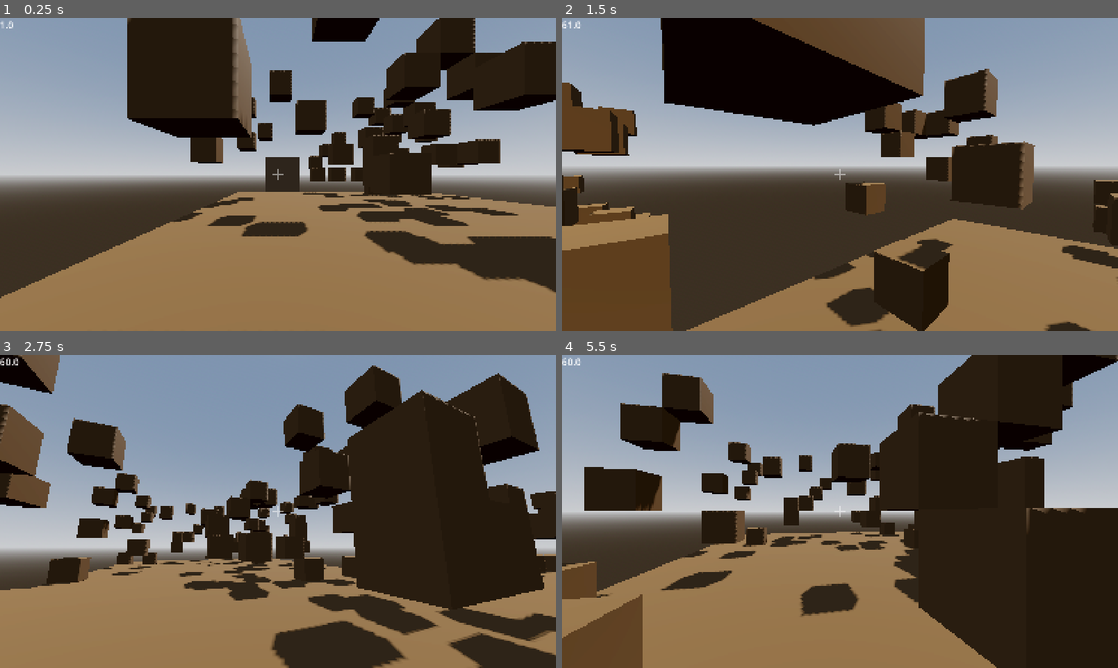
Above: before the commit, frames 1-4 (two rows, left to right).
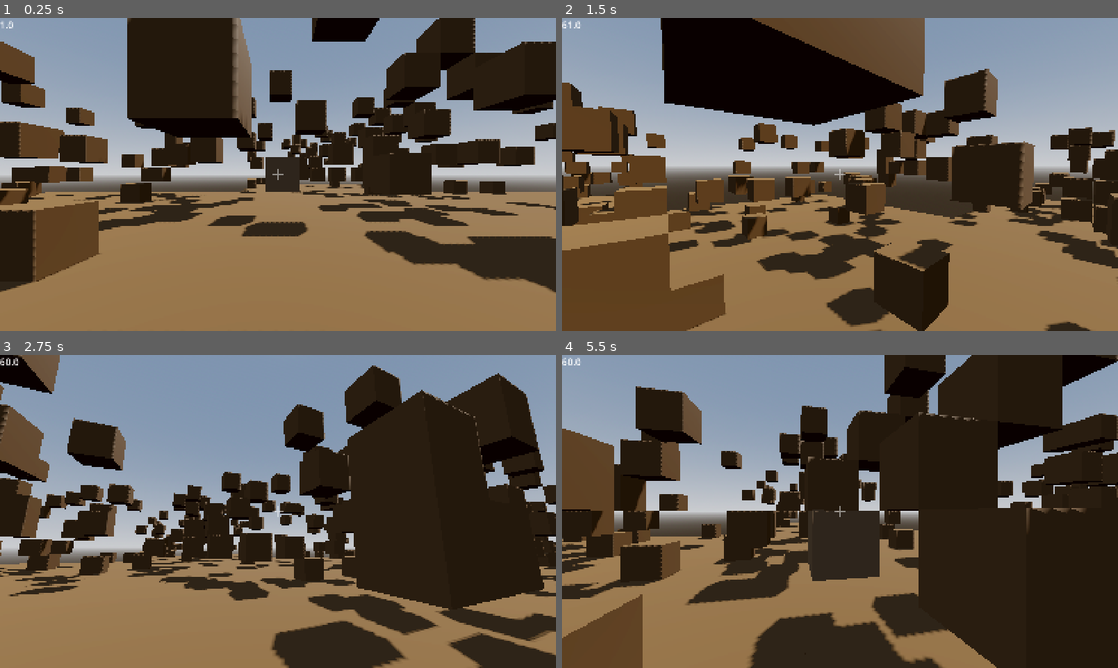
Above: after the commit, the same moments.

Repository: PixelSaver/PlacePixels
Game: Godot game, scene res://scriptsnscenes/main.tscn
The game is run twice, just before and just after one commit, with the same random seed, the same clock (stepped at 60 frames per second) and the same inputs.
Inputs (mouse positions are in pixels of both pictures, inside the frame that each line leads up to):
- Up to frame 1 (0.25 s): no input
- Up to frame 2 (1.5 s): tap Enter at 0.5 s; move the mouse to (867, 174) at 0.52 s; hold W (up) from 0.53 s (still down); click (867, 174) at 0.6 s; tap Space (jump) at 0.77 s; move the mouse to (812, 174) at 1.27 s; right-click (812, 174) at 1.35 s
- Up to frame 3 (2.75 s): keep holding W (up); tap Space (jump) at 1.52 s; move the mouse to (289, 505) at 2.02 s; click (289, 505) at 2.1 s
- Up to frame 4 (5.5 s): keep holding W (up); move the mouse to (834, 517) at 2.77 s; right-click (834, 517) at 2.85 s; tap Space (jump) at 3.02, 3.77, 4.52 s; move the mouse to (878, 514) at 3.52 s; click (878, 514) at 3.6 s; move the mouse to (795, 508) at 4.27 s; right-click (795, 508) at 4.35 s; move the mouse to (845, 511) at 5.02 s; click (845, 511) at 5.1 s

The runs differ from the first frame. In frame 1, 14% of the frame differs, in the area x 0-100%, y 7-90%; in frame 2, 19%; in frame 3, 12%; in frame 4, 35%, in the area x 0-100%, y 0-100%.

Commit message:
Yeah no I'm not optimizing the chunks (damn minecraft is kinda good or im js bad)

Diff:
--- a/scriptsnscenes/player/player.gd
+++ b/scriptsnscenes/player/player.gd
@@ -19,6 +19,7 @@
 func _ready() -> void:
 	Global.player = self
 	Input.mouse_mode = Input.MOUSE_MODE_CAPTURED
+	Global.player_chunk_update.emit(Vector2i.ZERO)
 
 func _physics_process(delta: float) -> void:
 	if not is_on_floor():
--- a/scriptsnscenes/settings.gd
+++ b/scriptsnscenes/settings.gd
@@ -1,3 +1,3 @@
 extends Node
 
-var render_distance : int = 1
+var render_distance : int = 2
